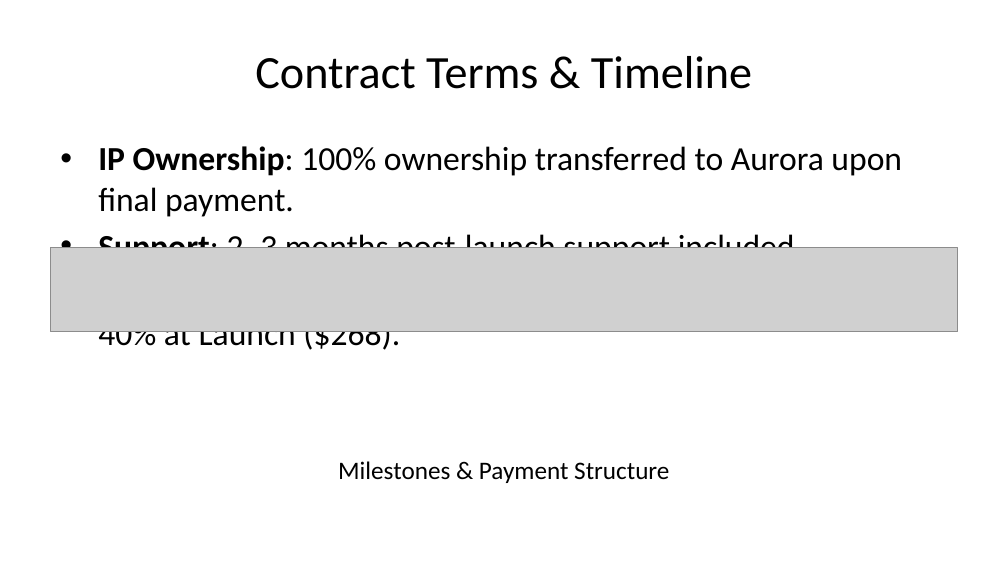
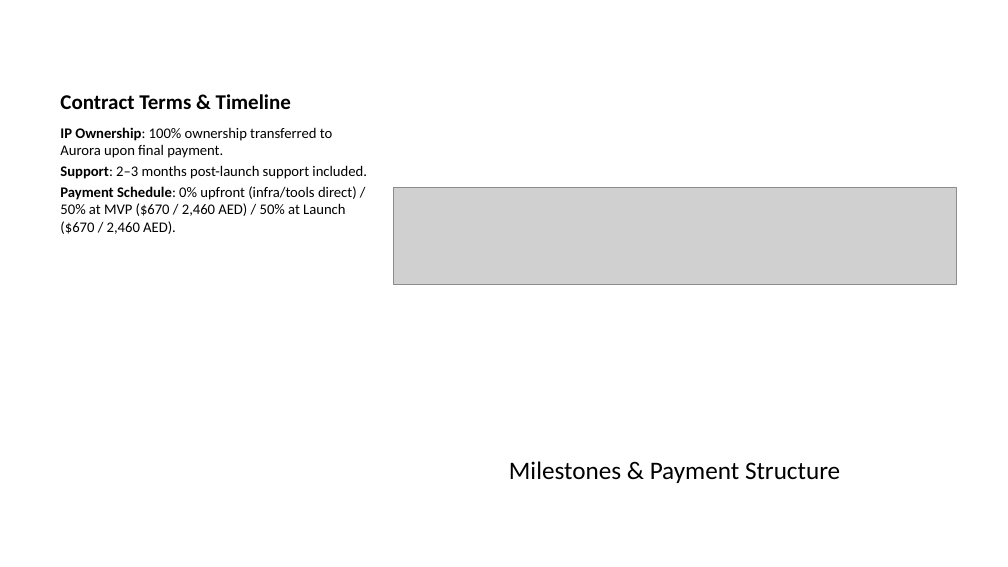
Before and after one commit to igor-kan/quarto-writing, a slide deck: slide 27 of posts/aurora_internal_ai_assistant_proposal_slides.pptx. Drawn at 1008x567 pixels with LibreOffice and Linux fonts; fonts in the diff are those of the drawing; grey boxes stand for pictures. Boxes give left, top, right and bottom in pixels: in the first picture for what was removed or moved away, otherwise in the second. Text is boxed around its words. In the diff, an @@ line names an element or a change of style, - is before the commit and + after.

Commit message:
feat: double Phase 1 pricing and update payment terms to result-based

```diff
--- a/posts/aurora_internal_ai_assistant_proposal_slides.pptx
+++ b/posts/aurora_internal_ai_assistant_proposal_slides.pptx
@@ title "Contract Terms & Timeline" at [60, 94, 291, 109]: size 33 to 15 pt, bold on; alignment centre to left; vertical alignment middle to bottom @@
@@ text "IP Ownership: 100% ownership transferred ...": place and size @@
-text "IP Ownership: 100% ownership transferred ..." at [98, 146, 902, 354]
+text "IP Ownership: 100% ownership transferred ..." at [60, 127, 367, 234]
@@ text at [60, 127, 367, 179]: size 24 to 10.5 pt in "IP Ownership: 100% ownership transferred to Aurora ...", "Support: 2–3 months post-launch support included."; bullet • to none; less space between paragraphs @@
@@ text at [60, 186, 357, 234]: text changed; size 24 to 10.5 pt @@
-• Payment Schedule: 30% upfront ($201) / 30% at MVP ($201) / 40% at Launch ($268).
+Payment Schedule: 0% upfront (infra/tools direct) / 50% at MVP ($670 / 2,460 AED) / 50% at Launch ($670 / 2,460 AED).
@@ picture added at [393, 187, 956, 284] @@
@@ picture removed at [50, 248, 958, 332] @@
@@ text "Milestones & Payment Structure": place and size @@
-text "Milestones & Payment Structure" at [338, 461, 669, 483]
+text "Milestones & Payment Structure" at [509, 461, 840, 483]
```
Also in this commit, not shown: 19 other slides changed, 3 other files.
